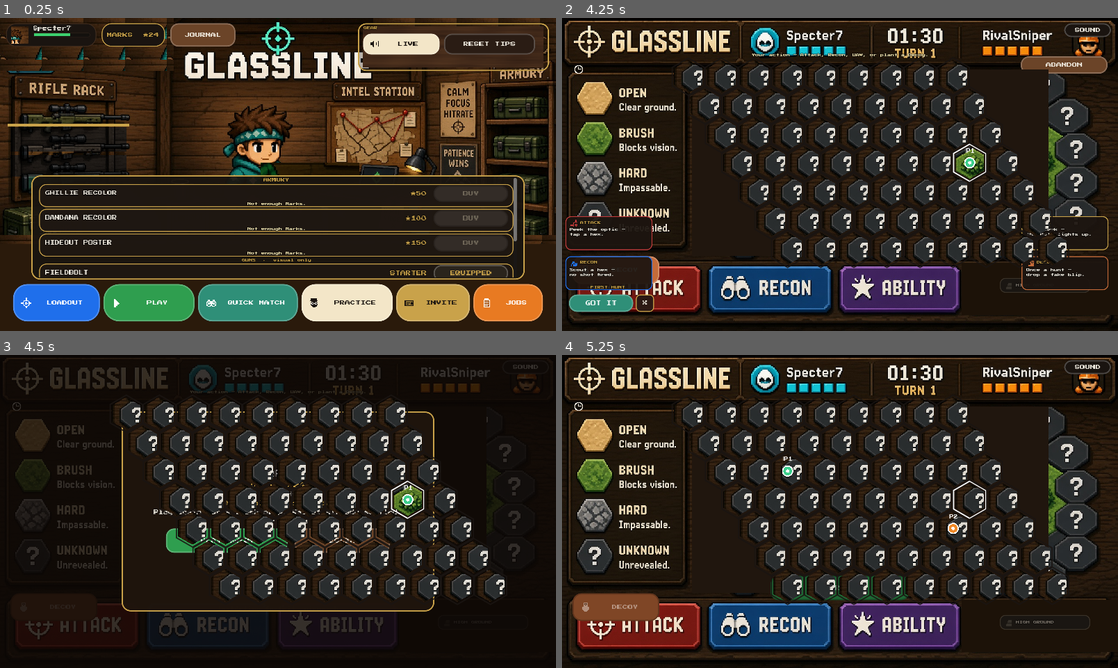
Above: before the commit, frames 1-4 (two rows, left to right).
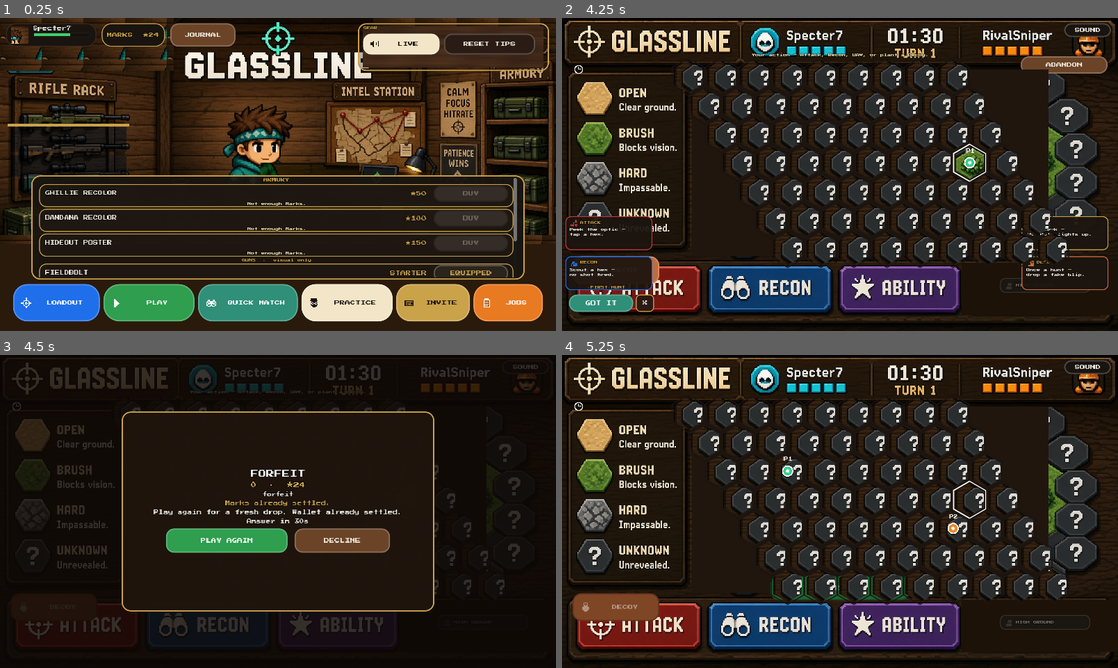
Above: after the commit, the same moments.

Repository: physikal/glassline-godot
Game: Godot game, scene res://scenes/lobby/hideout_lobby.tscn
Two runs of this game, one before a commit and one after it. Both use one fixed random seed, a clock stepped at 60 frames per second and the inputs below.
Inputs (mouse positions are in pixels of both pictures, inside the frame that each line leads up to):
- Up to frame 1 (0.25 s): no input
- Up to frame 2 (4.25 s): click "PLAY" at 0.5 s; click "SOUND" at 1.25 s; click "MUTE" at 2 s; move the mouse to (962, 158) at 2.77 s; click (962, 158) at 2.92 s; click "START" at 3.5 s
- Up to frame 3 (4.5 s): click "ABANDON" at 4.25 s
- Up to frame 4 (5.25 s): click "PLAY AGAIN" at 5 s

Frames 1-2 are identical in both runs. In frame 3, 17% of the frame differs, in the area x 20-91%, y 13-79%; in frame 4, nothing differs.

Commit message:
Soft P2: keep the forfeit plate above the hex board
Hex faces draw at z 1–2, so the end-match wood sat under the board and the settled-wallet line was unreadable. The forfeit / kill / standoff plate now uses an absolute canvas z above those faces. Wallet copy is unchanged.

Co-authored-by: physikal <physikal@users.noreply.github.com>

Diff:
--- a/scenes/match/match_screen.gd
+++ b/scenes/match/match_screen.gd
@@ -1232,6 +1232,9 @@
 	_over.color = Color(0.05, 0.03, 0.02, 0.82)
 	_over.set_anchors_preset(PRESET_FULL_RECT)
 	_over.visible = false
+	## Hex faces sit at z 1–2. End-match wood (forfeit / kill / standoff) must paint above the board.
+	_over.z_index = 50
+	_over.z_as_relative = false
 	add_child(_over)
 	var plate := PanelContainer.new()
 	plate.set_anchors_preset(PRESET_CENTER)
--- a/tools/headless_loop_test.gd
+++ b/tools/headless_loop_test.gd
@@ -985,6 +985,8 @@
 	var screen_src := FileAccess.get_file_as_string("res://scenes/match/match_screen.gd")
 	_expect(failed, screen_src.find("FORFEIT_HINT_COPY") >= 0, "P2 forfeit overlay uses settled hint")
 	_expect(failed, screen_src.find("STATUS %s") < 0 and screen_src.find("PHASE %s") < 0, "P2 no STATUS/PHASE ribbon")
+	_expect(failed, screen_src.find("_over.z_index = 50") >= 0, "P2 forfeit plate above hex board")
+	_expect(failed, screen_src.find("_over.z_as_relative = false") >= 0, "P2 forfeit plate absolute canvas z")
 
 	## A4.2 / A4.3 — disconnect_at + 30s uses the same forfeit path. Countdown readable.
 	server.clear_all()
